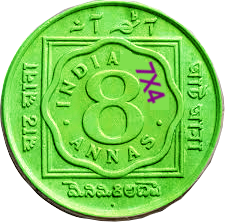
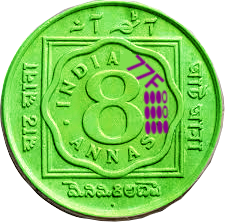
The second w=225, h=222 image is a revision of the first. Changes to its layers:
showed "tb7x4", moved it above "th7x4", painted on it over box(139, 66, 170, 136)
painted on "th7x4" over box(125, 53, 167, 105)
